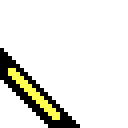
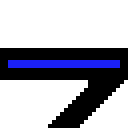
Before/after of a 128 x 128 layered artwork. What changed in the layer stack:
showed group "Turnout Left" (9 layers) over [4, 48, 128, 124]
showed "Straight" (6th of 7, in "Turnout Left" › "Normal"), painted on it over [4, 48, 128, 124]
hid group "Curve" (8 layers) over [4, 48, 80, 124]
hid group "Occ" (25th of 26, in "Curve") (2 layers) over [4, 48, 80, 124]
